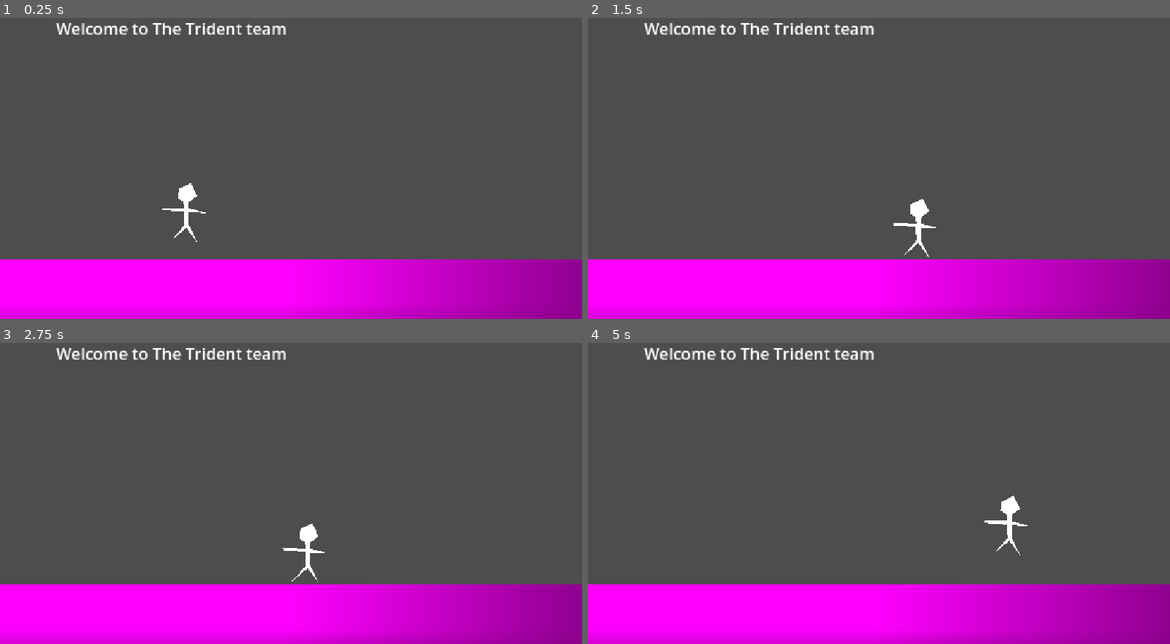
Above: before the commit, frames 1-4 (two rows, left to right).
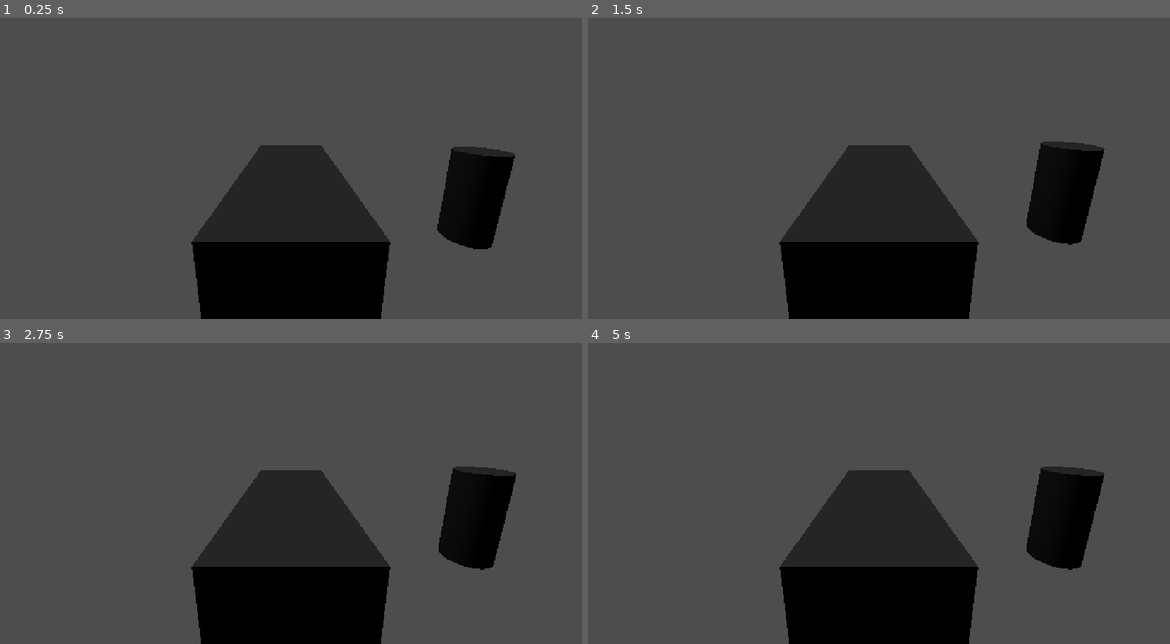
Above: after the commit, the same moments.

Repository: FyX0X/eggspress
Game: Godot game, scene res://main.tscn
Same seed, same stepped clock (60 frames per second), same inputs: the game is played once before the commit and once after it.
Inputs:
- Up to frame 1 (0.25 s): no input
- Up to frame 2 (1.5 s): hold D (right) from 0.53 s (still down); tap Space (jump) at 0.6, 0.77, 1.07, 1.35 s
- Up to frame 3 (2.75 s): tap Space (jump) at 1.52, 1.82, 2.1 s; release D (right) at 2.03 s; hold A (left) from 2.03 s (still down)
- Up to frame 4 (5 s): release A (left) at 2.78 s; hold D (right) 2.78-4.28 s; tap Space (jump) at 2.85, 3.02, 3.32, 3.6, 3.77, 4.07, 4.35, 4.52, 4.82 s; hold A (left) from 4.28 s (still down)

The runs differ from the first frame. In frame 1, 33% of the frame differs, in the area x 0-100%, y 1-100%; in frame 2, 33%; in frame 3, 33%; in frame 4, 33%.

Commit message:
base truck

Diff:
--- a/Player/player.gd
+++ /dev/null
@@ -1,26 +0,0 @@
-class_name Player
-extends CharacterBody2D
-
-
-const SPEED: float = 300.0
-const JUMP_VELOCITY: float = -400.0
-
-
-func _physics_process(delta: float) -> void:
-	# Add the gravity.
-	if not is_on_floor():
-		velocity += get_gravity() * delta
-
-	# Handle jump.
-	if Input.is_action_just_pressed("jump") and is_on_floor():
-		velocity.y = JUMP_VELOCITY
-
-	# Get the input direction and handle the movement/deceleration.
-	# As good practice, you should replace UI actions with custom gameplay actions.
-	var direction := Input.get_axis("left", "right")
-	if direction:
-		velocity.x = direction * SPEED
-	else:
-		velocity.x = move_toward(velocity.x, 0, SPEED)
-
-	move_and_slide()
--- a/Player/player.tscn
+++ /dev/null
@@ -1,18 +0,0 @@
-[gd_scene format=3 uid="uid://ca3mvfkb8k4ng"]
-
-[ext_resource type="Script" uid="uid://bs10gd0f1m5c" path="res://Player/player.gd" id="1_l8h54"]
-
-[sub_resource type="CapsuleShape2D" id="CapsuleShape2D_kjfgv"]
-radius = 26.0
-height = 134.0
-
-[node name="Player" type="CharacterBody2D" unique_id=943826230]
-script = ExtResource("1_l8h54")
-metadata/_edit_group_ = true
-
-[node name="CollisionShape2D" type="CollisionShape2D" parent="." unique_id=455562909]
-shape = SubResource("CapsuleShape2D_kjfgv")
-
-[node name="Polygon2D" type="Polygon2D" parent="." unique_id=1093947132]
-position = Vector2(-274, -163)
-polygon = PackedVector2Array(259, 121, 257, 139, 257, 139, 268, 146, 270, 159, 270, 159, 225, 158, 226, 163, 226, 163, 269, 166, 270, 193, 243, 224, 243, 224, 274, 198, 296, 228, 278, 190, 279, 167, 316, 169, 278, 159, 279, 147, 279, 147, 295, 135, 283, 109)
--- /dev/null
+++ b/Truck/truck.gd
@@ -0,0 +1,14 @@
+extends VehicleBody3D
+
+var steer: float = 0.9
+var power: float = 400
+
+# Called when the node enters the scene tree for the first time.
+func _ready() -> void:
+	pass # Replace with function body.
+
+
+
+func _physics_process(delta: float) -> void:
+	steering = move_toward(steering, Input.get_axis("right", "left") * steer, delta)
+	engine_force = Input.get_axis("forward", "backward") * power
--- /dev/null
+++ b/Truck/truck.tscn
@@ -0,0 +1,38 @@
+[gd_scene format=3 uid="uid://dgemcm1tnj5ts"]
+
+[ext_resource type="Script" uid="uid://de1pitljg24ww" path="res://Truck/truck.gd" id="1_lakwd"]
+
+[sub_resource type="BoxShape3D" id="BoxShape3D_kjfgv"]
+size = Vector3(2, 1.5, 5)
+
+[sub_resource type="BoxMesh" id="BoxMesh_kjfgv"]
+size = Vector3(2, 1.5, 5)
+
+[node name="Truck" type="VehicleBody3D" unique_id=361269358]
+script = ExtResource("1_lakwd")
+metadata/_edit_group_ = true
+
+[node name="CollisionShape3D" type="CollisionShape3D" parent="." unique_id=568714333]
+shape = SubResource("BoxShape3D_kjfgv")
+
+[node name="MeshInstance3D" type="MeshInstance3D" parent="." unique_id=1237293329]
+mesh = SubResource("BoxMesh_kjfgv")
+
+[node name="BackLeft" type="VehicleWheel3D" parent="." unique_id=1755730464]
+transform = Transform3D(1, 0, 0, 0, 1, 0, 0, 0, 1, -1, -0.75, 1.75)
+use_as_traction = true
+
+[node name="BackRight" type="VehicleWheel3D" parent="." unique_id=670752761]
+transform = Transform3D(1, 0, 0, 0, 1, 0, 0, 0, 1, 1, -0.75, 1.75)
+use_as_traction = true
+
+[node name="FrontLeft" type="VehicleWheel3D" parent="." unique_id=631019134]
+transform = Transform3D(1, 0, 0, 0, 1, 0, 0, 0, 1, -1, -0.75, -1.75)
+use_as_steering = true
+
+[node name="FrontRight" type="VehicleWheel3D" parent="." unique_id=1639779007]
+transform = Transform3D(1, 0, 0, 0, 1, 0, 0, 0, 1, 1, -0.75, -1.75)
+use_as_steering = true
+
+[node name="Camera3D" type="Camera3D" parent="." unique_id=1690573504]
+transform = Transform3D(1, 0, 0, 0, 0.9715664, 0.23676744, 0, -0.23676744, 0.9715664, 0, 2.1051922, 4.3818426)
--- a/main.tscn
+++ b/main.tscn
@@ -1,32 +1,33 @@
 [gd_scene format=3 uid="uid://bbmalpekgrf04"]
 
-[ext_resource type="PackedScene" uid="uid://ca3mvfkb8k4ng" path="res://Player/player.tscn" id="1_ig7tw"]
+[ext_resource type="PackedScene" uid="uid://dgemcm1tnj5ts" path="res://Truck/truck.tscn" id="1_ig7tw"]
 
-[sub_resource type="WorldBoundaryShape2D" id="WorldBoundaryShape2D_kjfgv"]
+[sub_resource type="WorldBoundaryShape3D" id="WorldBoundaryShape3D_kjfgv"]
 
-[sub_resource type="PlaceholderTexture2D" id="PlaceholderTexture2D_kjfgv"]
+[sub_resource type="CylinderMesh" id="CylinderMesh_kjfgv"]
 
-[node name="Main" type="Node2D" unique_id=2119472241]
+[node name="Main" type="Node3D" unique_id=1107903929]
 
-[node name="Label" type="Label" parent="." unique_id=1103041713]
-offset_left = 111.0
-offset_top = 50.0
-offset_right = 568.0
-offset_bottom = 95.0
-theme_override_font_sizes/font_size = 32
-text = "Welcome to The Trident team"
+[node name="Truck" parent="." unique_id=361269358 instance=ExtResource("1_ig7tw")]
 
-[node name="Ground" type="StaticBody2D" parent="." unique_id=504492042]
-position = Vector2(568, 530)
-metadata/_edit_group_ = true
+[node name="Ground" type="StaticBody3D" parent="." unique_id=388851795]
 
-[node name="CollisionShape2D" type="CollisionShape2D" parent="Ground" unique_id=226405635]
-shape = SubResource("WorldBoundaryShape2D_kjfgv")
+[node name="CollisionShape3D" type="CollisionShape3D" parent="Ground" unique_id=1589486616]
+transform = Transform3D(1, 0, 0, 0, 1, 0, 0, 0, 1, 0, -1, 0)
+shape = SubResource("WorldBoundaryShape3D_kjfgv")
 
-[node name="Sprite2D" type="Sprite2D" parent="Ground" unique_id=268358743]
-position = Vector2(0, 88.25)
-scale = Vector2(1339, 177.50002)
-texture = SubResource("PlaceholderTexture2D_kjfgv")
+[node name="MeshInstance3D" type="MeshInstance3D" parent="." unique_id=809355794]
+transform = Transform3D(1, 0, 0, 0, 1, 0, 0, 0, 1, 4, 0, 0)
+mesh = SubResource("CylinderMesh_kjfgv")
 
-[node name="Player" parent="." unique_id=943826230 instance=ExtResource("1_ig7tw")]
-position = Vector2(369, 404)
+[node name="MeshInstance3D2" type="MeshInstance3D" parent="." unique_id=318383699]
+transform = Transform3D(1, 0, 0, 0, 1, 0, 0, 0, 1, 4, 0, 5.344733)
+mesh = SubResource("CylinderMesh_kjfgv")
+
+[node name="MeshInstance3D3" type="MeshInstance3D" parent="." unique_id=1962846286]
+transform = Transform3D(1, 0, 0, 0, 1, 0, 0, 0, 1, -5.6992435, 0, 5.344733)
+mesh = SubResource("CylinderMesh_kjfgv")
+
+[node name="OmniLight3D" type="OmniLight3D" parent="." unique_id=1281155881]
+transform = Transform3D(1, 0, 0, 0, 1, 0, 0, 0, 1, 0, 16.816998, 0)
+omni_range = 137.159
--- a/project.godot
+++ b/project.godot
@@ -37,6 +37,16 @@
 "events": [Object(InputEventKey,"resource_local_to_scene":false,"resource_name":"","device":-1,"window_id":0,"alt_press …(191 unchanged characters)…
 ]
 }
+forward={
+"deadzone": 0.2,
+"events": [Object(InputEventKey,"resource_local_to_scene":false,"resource_name":"","device":-1,"window_id":0,"alt_pressed":false,"shift_pressed":false,"ctrl_pressed":false,"meta_pressed":false,"pressed":false,"keycode":0,"physical_keycode":87,"key_label":0,"unicode":122,"location":0,"echo":false,"script":null)
+]
+}
+backward={
+"deadzone": 0.2,
+"events": [Object(InputEventKey,"resource_local_to_scene":false,"resource_name":"","device":-1,"window_id":0,"alt_pressed":false,"shift_pressed":false,"ctrl_pressed":false,"meta_pressed":false,"pressed":false,"keycode":0,"physical_keycode":83,"key_label":0,"unicode":115,"location":0,"echo":false,"script":null)
+]
+}
 
 [physics]
 
Not shown, removed: Player/player.gd.uid
Not shown, added: Truck/truck.gd.uid
